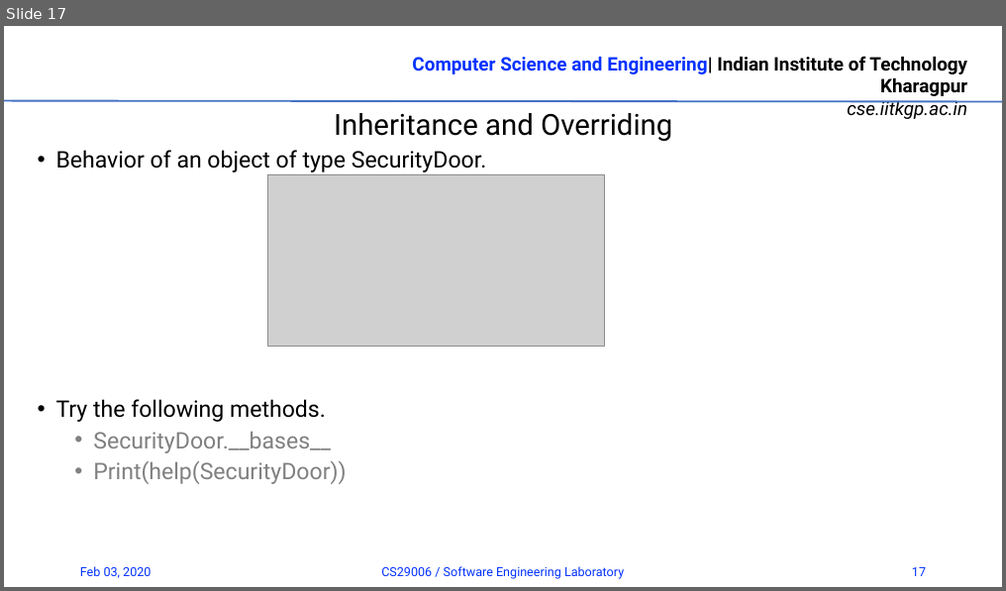
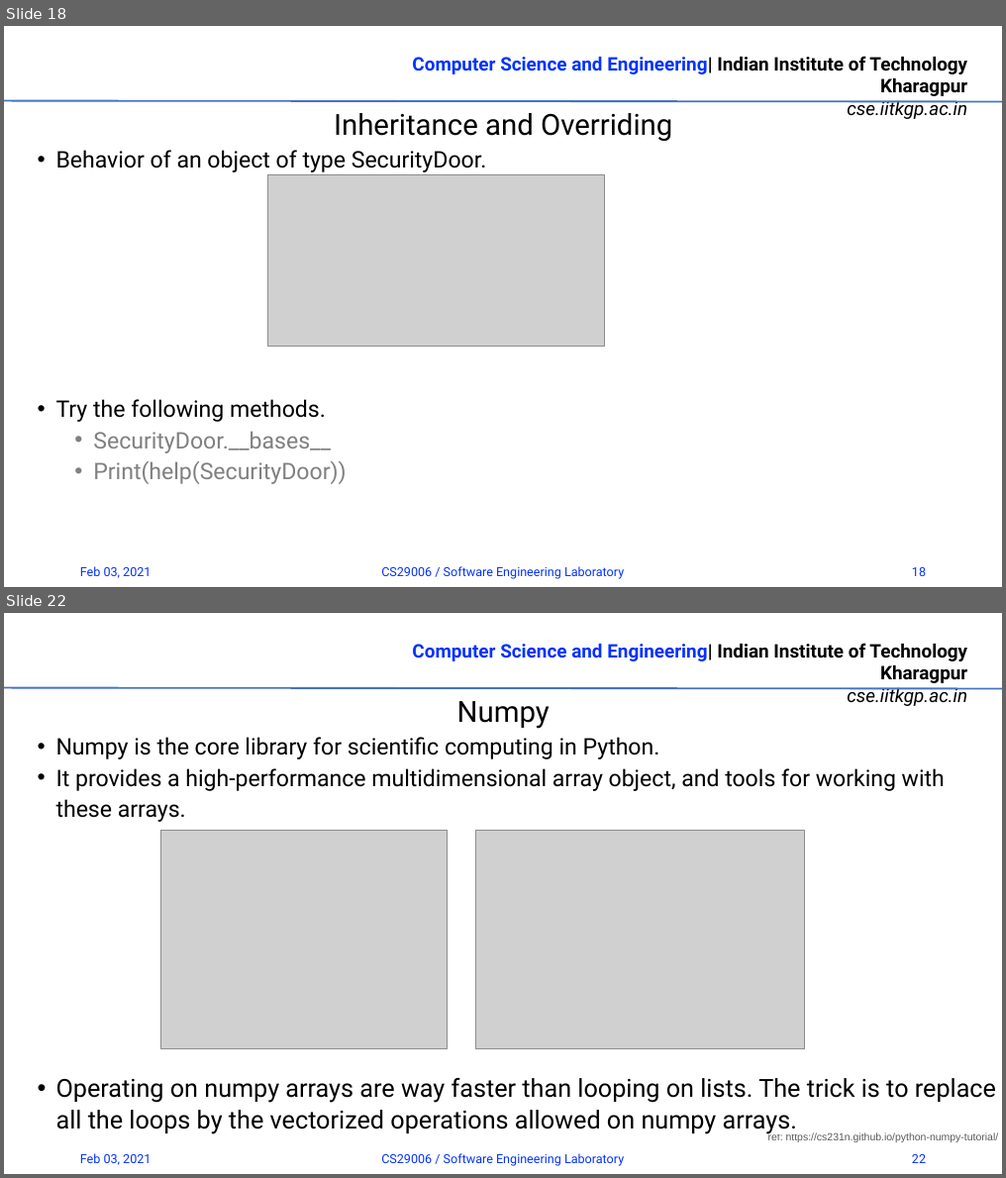
Before and after one commit to rrohit2901/CS29006_SW_Lab_Spr2021, a slide deck: 01_Introduction.pptx. Shown one above the other, each under a label of ours: slide 17 before the commit, slides 18 and 22 after it; the slides between them are not shown. The pictures are 1006x591 and 1006x1178 pixels, drawn with LibreOffice and Linux fonts; fonts in the diff are those of the drawing; grey boxes stand for pictures; background and template pictures are left out. Boxes give left, top, right and bottom in pixels: in the first picture for what was removed or moved away, otherwise in the second. Text is boxed around its words. In the diff, an @@ line names an element or a change of style, - is before the commit and + after.

```diff
--- a/01_Introduction.pptx
+++ b/01_Introduction.pptx
@@ slide 22 added at (x1=4, y1=613, x2=1002, y2=1174), background #FFFFFF; not listed: 2 template elements that a slide beside it also shows @@
@@ text added at (x1=457, y1=701, x2=549, y2=729), 28 pt, text #000000 @@
+Numpy
@@ text added at (x1=56, y1=737, x2=996, y2=1135), 22 pt, text #000000 @@
+• Numpy is the core library for scientific computing in Python.
+• It provides a high-performance multidimensional array object, and tools for working with these arrays.
+• Operating on numpy arrays are way faster than looping on lists. The trick is to replace all the loops by the vectorized operations allowed on numpy arrays.
@@ picture added at (x1=160, y1=830, x2=448, y2=1049) @@
@@ picture added at (x1=475, y1=830, x2=804, y2=1049) @@
@@ text added at (x1=768, y1=1133, x2=999, y2=1143), 10 pt, text #595959 @@
+ref: https://cs231n.github.io/python-numpy-tutorial/
@@ text added at (x1=80, y1=1154, x2=151, y2=1165), 12 pt, text #0432FF @@
+Feb 03, 2021
@@ text added at (x1=381, y1=1154, x2=624, y2=1166), 12 pt, text #0432FF @@
+CS29006 / Software Engineering Laboratory
@@ page number added at (x1=912, y1=1155, x2=926, y2=1163), 12 pt, text #0432FF @@
+22
@@ what was slide 17 is now slide 18 @@
@@ slide 18 changed as well @@
@@ text at (x1=80, y1=567, x2=151, y2=578): text changed @@
-Feb 03, 2020
+Feb 03, 2021
@@ page number at (x1=912, y1=568, x2=926, y2=576): text changed @@
-17
+18
```
Also in this commit, not shown: 16 other slides changed, 14 other slides added.
